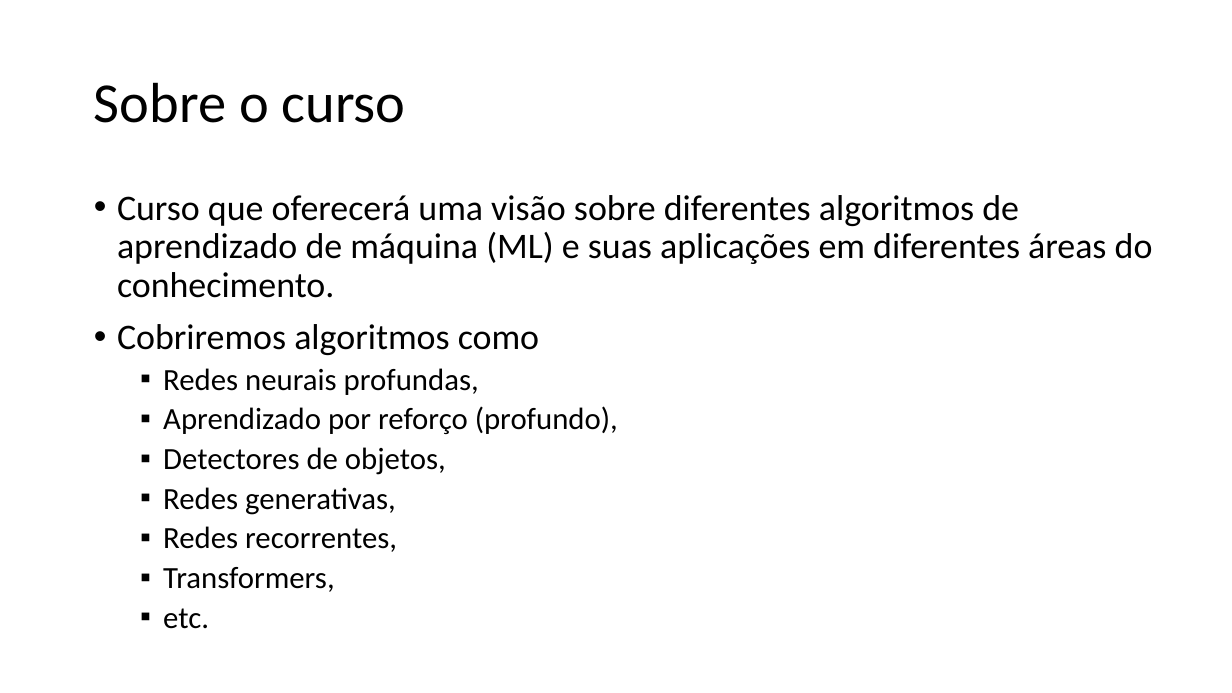
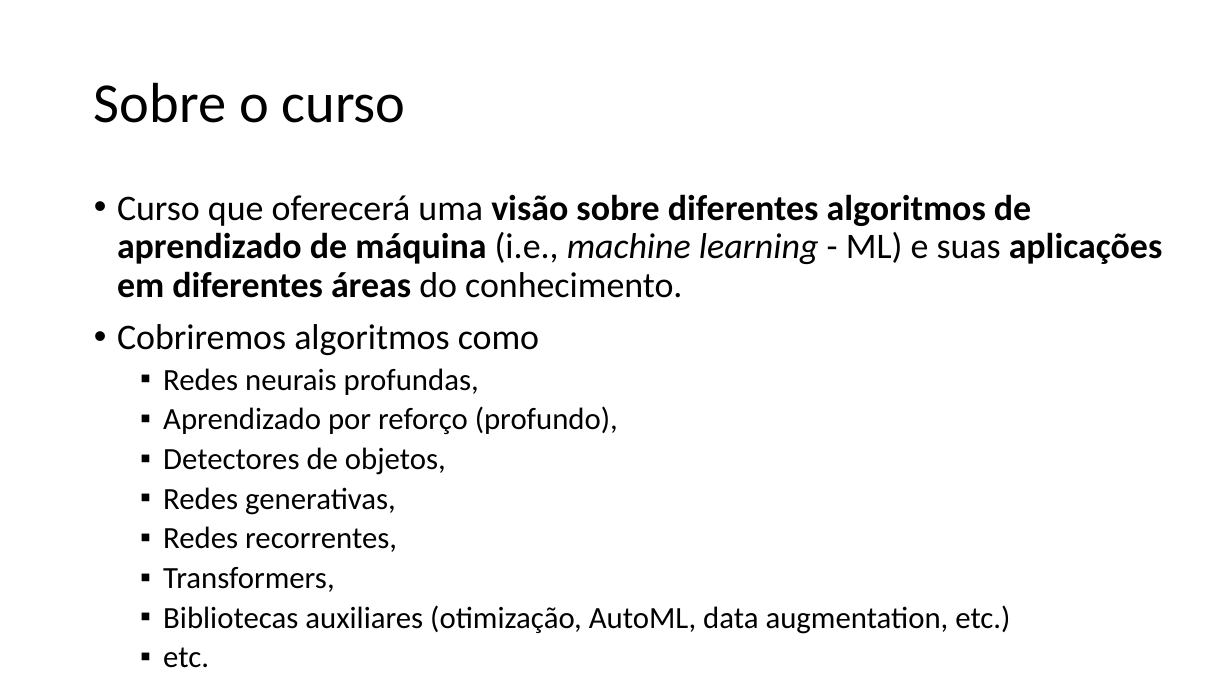
Before and after one commit to zz4fap/tp558-adv-ml, a slide deck: slide 2 of slides/TP558_1_Introdução_ao_curso.pptx. Drawn at 1232x693 pixels with LibreOffice and Linux fonts; fonts in the diff are those of the drawing. Boxes give left, top, right and bottom in pixels: in the first picture for what was removed or moved away, otherwise in the second. Text is boxed around its words. In the diff, an @@ line names an element or a change of style, - is before the commit and + after.

```diff
--- a/slides/TP558_1_Introdução_ao_curso.pptx
+++ b/slides/TP558_1_Introdução_ao_curso.pptx
@@ text at (117,194,1163,298): text changed; bold on @@
-• Curso que oferecerá uma visão sobre diferentes algoritmos de aprendizado de máquina (ML) e suas aplicações em diferentes áreas do conhecimento.
+• Curso que oferecerá uma visão sobre diferentes algoritmos de aprendizado de máquina (i.e., machine learning - ML) e suas aplicações em diferentes áreas do conhecimento.
@@ text at (163,605,1010,634): paragraph added @@
+  ▪ Bibliotecas auxiliares (otimização, AutoML, data augmentation, etc.)
```
Also in this commit, not shown: 6 other slides changed, 1 other file.
